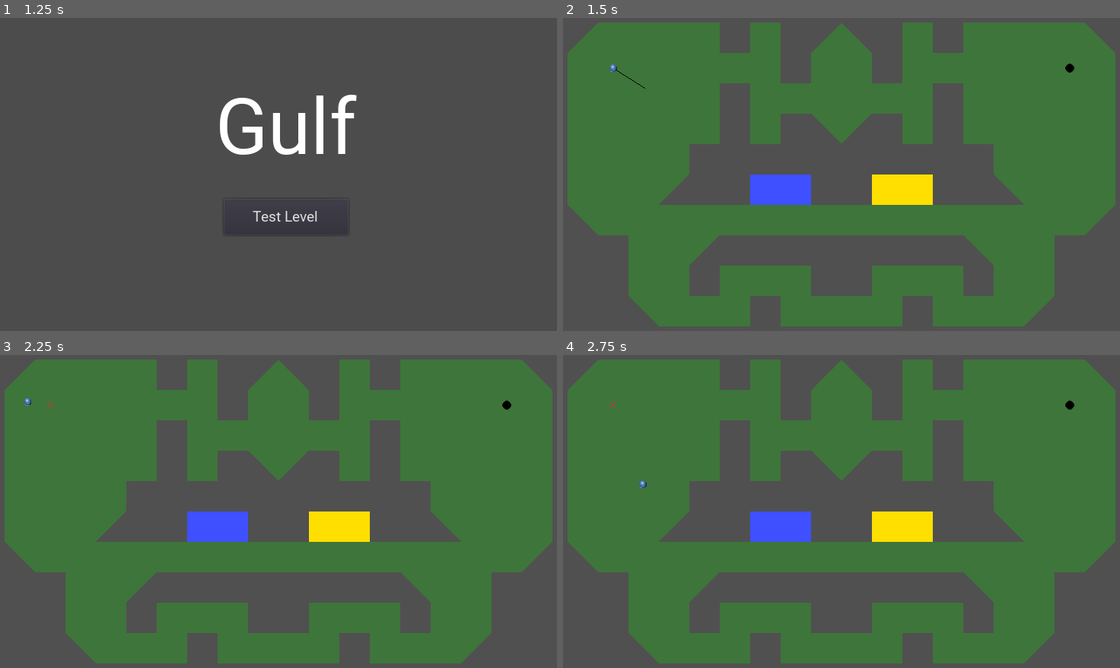
Above: before the commit, frames 1-4 (two rows, left to right).
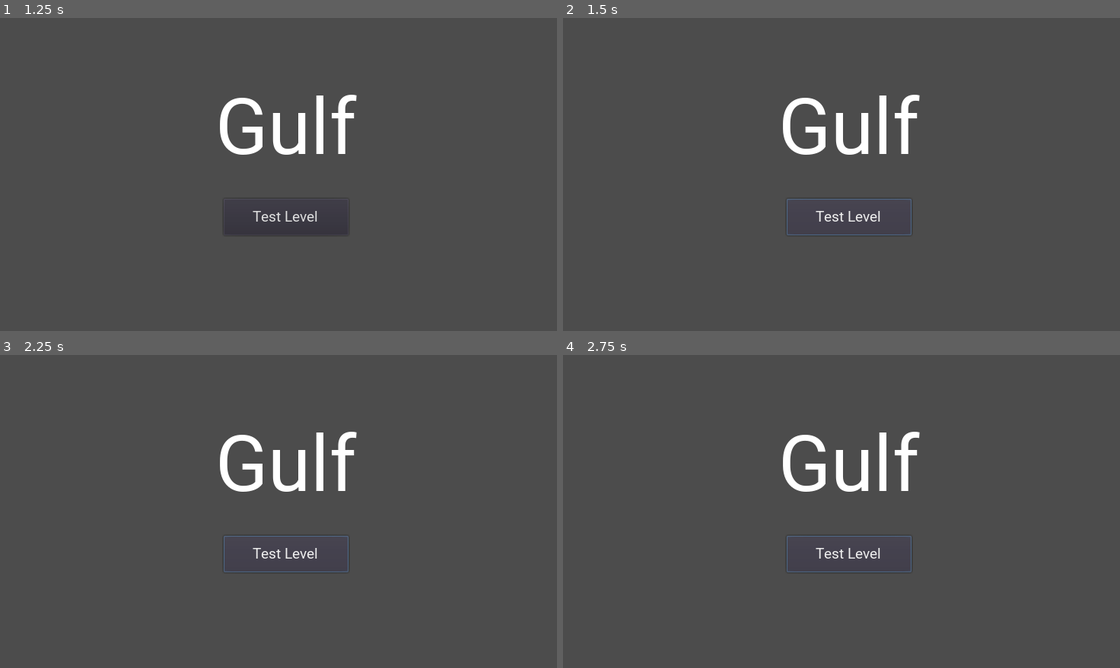
Above: after the commit, the same moments.

Repository: Halfwhit/Gulf
Game: Godot game, scene res://Scenes/Main.tscn
The game is run twice, just before and just after one commit, with the same random seed, the same clock (stepped at 60 frames per second) and the same inputs.
Inputs (mouse positions are in pixels of both pictures, inside the frame that each line leads up to):
- Up to frame 1 (1.25 s): tap Enter at 0.5 s; move the mouse to (412, 155) at 0.52 s; click (412, 155) at 0.6 s
- Up to frame 2 (1.5 s): click "Test Level" at 1.25 s
- Up to frame 3 (2.25 s): click (284, 555) at 2 s, where only the run after the commit has a clickable "Test Level"
- Up to frame 4 (2.75 s): no input

Frame 1 is identical in both runs. In frame 2, 64% of the frame differs, in the area x 0-100%, y 1-99%; in frame 3, 64%; in frame 4, 64%.
Error after the commit: Parse Error: Can't preload resource at path: res://Scenes/Levels/TestLevel.tscn (res://Scenes/GUI/Menu.gd:3)

Commit message:
Updated the player to be a Node2D

Diff:
--- a/Scenes/Assets/Player.tscn
+++ b/Scenes/Assets/Player.tscn
@@ -7,12 +7,14 @@
 custom_solver_bias = 1.0
 radius = 25.0
 
-[node name="Player" type="KinematicBody2D"]
+[node name="Player" type="Node2D"]
+
+[node name="Player" type="KinematicBody2D" parent="."]
 scale = Vector2( 0.25, 0.25 )
 script = ExtResource( 1 )
 
-[node name="Sprite" type="Sprite" parent="."]
+[node name="Sprite" type="Sprite" parent="Player"]
 texture = ExtResource( 2 )
 
-[node name="CollisionShape2D" type="CollisionShape2D" parent="."]
+[node name="CollisionShape2D" type="CollisionShape2D" parent="Player"]
 shape = SubResource( 1 )
--- a/Scenes/Levels/TestLevel.tscn
+++ b/Scenes/Levels/TestLevel.tscn
@@ -2,8 +2,8 @@
 
 [ext_resource path="res://Scenes/Levels/TestLevel.gd" type="Script" id=1]
 [ext_resource path="res://Resources/tileset.tres" type="TileSet" id=2]
-[ext_resource path="res://Scenes/Assets/Player.tscn" type="PackedScene" id=3]
-[ext_resource path="res://Scenes/Assets/Hole.tscn" type="PackedScene" id=4]
+[ext_resource path="res://Scenes/Assets/Hole.tscn" type="PackedScene" id=3]
+[ext_resource path="res://Player2.tscn" type="PackedScene" id=4]
 
 [node name="TestLevel" type="Node2D"]
 script = ExtResource( 1 )
@@ -17,10 +17,10 @@
 "_edit_lock_": true
 }
 
-[node name="Player" parent="." instance=ExtResource( 3 )]
-position = Vector2( 124.994, 125.142 )
-
-[node name="Hole" parent="." instance=ExtResource( 4 )]
+[node name="Hole" parent="." instance=ExtResource( 3 )]
 position = Vector2( 850, 100 )
 
+[node name="Player" parent="." instance=ExtResource( 4 )]
+position = Vector2( 124.958, 125 )
+
 [connection signal="body_entered" from="Hole" to="." method="_on_Hole_body_entered"]
